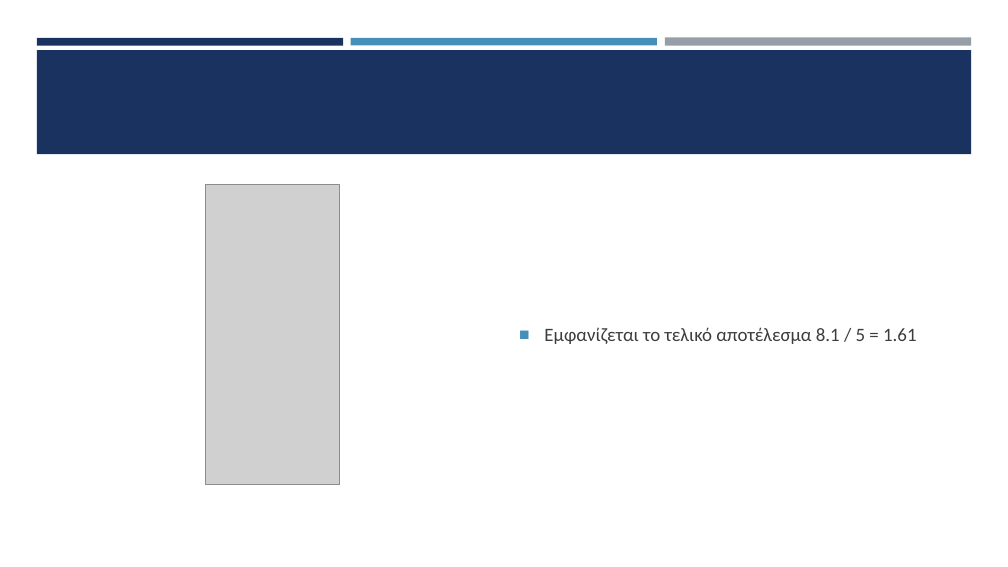
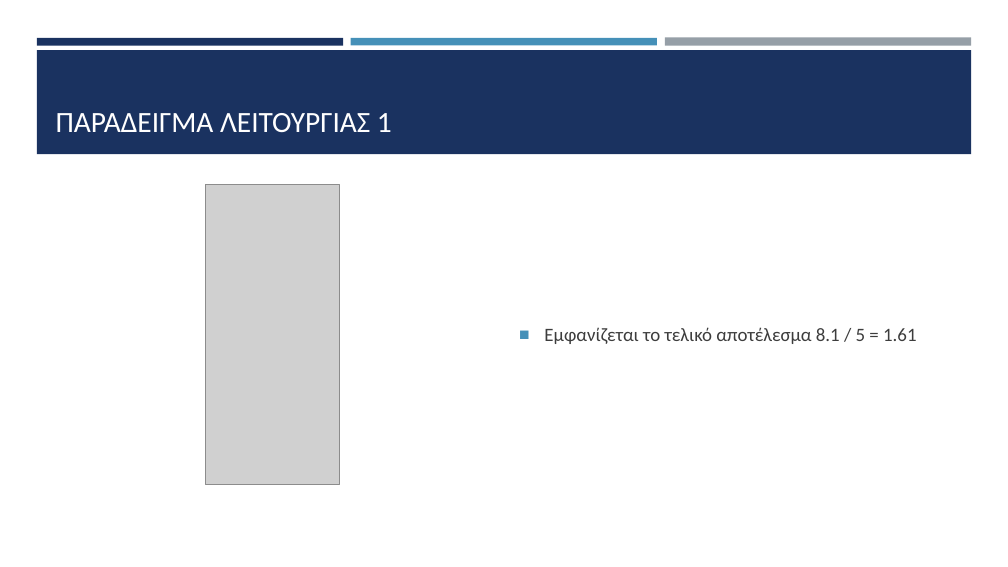
Before and after one commit to HLE47-GROUP03/Scientific_Calculator, a slide deck: slide 26 of sci_calc_main/documentation/Παρουσίαση.pptx (slide 25 before the commit). Drawn at 1008x567 pixels with LibreOffice and Linux fonts; fonts in the diff are those of the drawing; grey boxes stand for pictures. Boxes give left, top, right and bottom in pixels: in the first picture for what was removed or moved away, otherwise in the second. Text is boxed around its words. In the diff, an @@ line names an element or a change of style, - is before the commit and + after.

```diff
--- a/sci_calc_main/documentation/Παρουσίαση.pptx
+++ b/sci_calc_main/documentation/Παρουσίαση.pptx
@@ title added at bbox=[56, 113, 392, 132], 28 pt, text #FFFFFF @@
+ΠΑΡΑΔΕΙΓΜΑ ΛΕΙΤΟΥΡΓΙΑΣ 1
```
Also in this commit, not shown: 5 other slides changed, 1 slide added, 1 other file.
